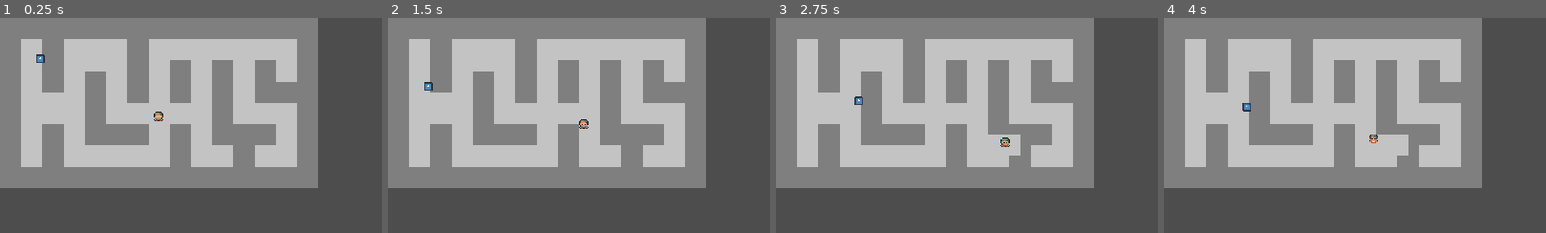
Above: before the commit, frames 1-4 (left to right).
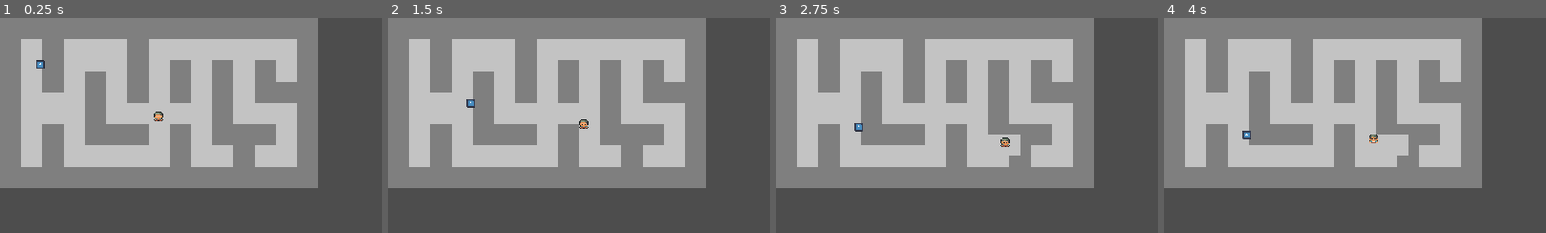
Above: after the commit, the same moments.

Repository: johnsyak/Servants-of-the-Tome
Game: Godot game, scene res://scenes/maps/world.tscn
Two runs of this game, one before a commit and one after it. Both use one fixed random seed, a clock stepped at 60 frames per second and the inputs below. The engine's default icon, where the game draws it, is replaced by a stand-in: a white triangle on a blue panel in a dark square.
Inputs:
- Up to frame 1 (0.25 s): no input
- Up to frame 2 (1.5 s): hold Right (ui_right) 0.53-1.28 s; hold Shift (run) 0.53-1.28 s; hold Down (ui_down) from 1.28 s (still down); tap Shift (run) at 1.35 s
- Up to frame 3 (2.75 s): release Down (ui_down) at 2.03 s; hold Right (ui_right) from 2.03 s (still down); hold Shift (run) from 2.03 s (still down)
- Up to frame 4 (4 s): tap Enter at 2.75 s; release Right (ui_right) at 2.78 s; release Shift (run) at 2.78 s; hold Up (ui_up) 2.78-3.53 s; tap Shift (run) at 2.85 s; tap Space at 3.5 s; hold Left (ui_left) from 3.53 s (still down); hold Shift (run) from 3.53 s (still down)
The pictures show only the part of the screen within x 0-50%, y 0-50%; the shares and areas given below are measured in that part.

The runs differ from the first frame. In frame 1, 0.1% of the frame differs, in the area x 9-12%, y 16-24%; in frame 2, 0.2%; in frame 3, 0.2%; in frame 4, 0.2%, in the area x 20-23%, y 39-57%.

Commit message:
Update enemy targetting
Enemy will now target player and follow player

Diff:
--- a/characters/enemies/DefaultEnemy.gd
+++ b/characters/enemies/DefaultEnemy.gd
@@ -29,3 +29,7 @@
 	new_velocity = new_velocity * movement_speed
 	velocity = new_velocity
 	move_and_slide()
+
+
+func _on_target_timer_timeout():
+	set_movement_target(movement_target.position)
--- a/characters/enemies/DefaultEnemy.tscn
+++ b/characters/enemies/DefaultEnemy.tscn
@@ -18,3 +18,8 @@
 
 [node name="CollisionShape2D" type="CollisionShape2D" parent="."]
 shape = SubResource("CircleShape2D_uny1e")
+
+[node name="TargetTimer" type="Timer" parent="."]
+autostart = true
+
+[connection signal="timeout" from="TargetTimer" to="." method="_on_target_timer_timeout"]
--- a/scenes/maps/world.tscn
+++ b/scenes/maps/world.tscn
@@ -132,6 +132,7 @@
 [node name="World" type="Node2D"]
 
 [node name="NavigationRegion2D" type="NavigationRegion2D" parent="."]
+visible = false
 top_level = true
 navigation_polygon = SubResource("NavigationPolygon_apaa4")
 
@@ -155,7 +156,7 @@
 
 [node name="DefaultEnemy" parent="TileMap" node_paths=PackedStringArray("movement_target") instance=ExtResource("2_l4a6s")]
 position = Vector2(47, 50)
-movement_target = NodePath("NavTarget")
+movement_target = NodePath("../Player")
 
 [node name="NavTarget" type="Marker2D" parent="TileMap/DefaultEnemy"]
 position = Vector2(386, 140)
